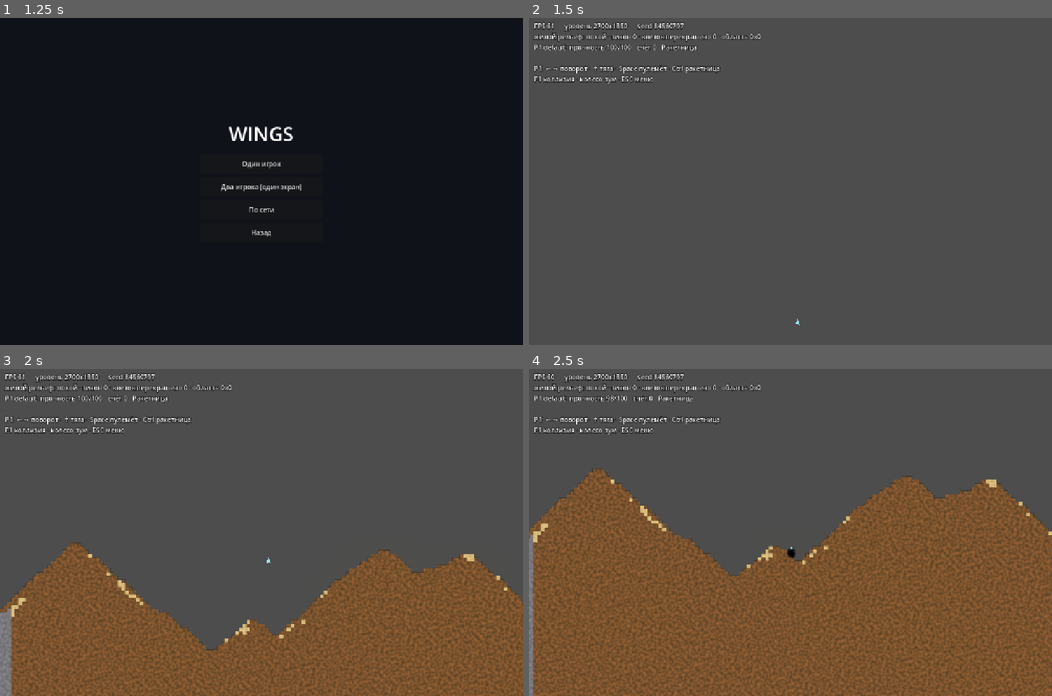
Above: before the commit, frames 1-4 (two rows, left to right).
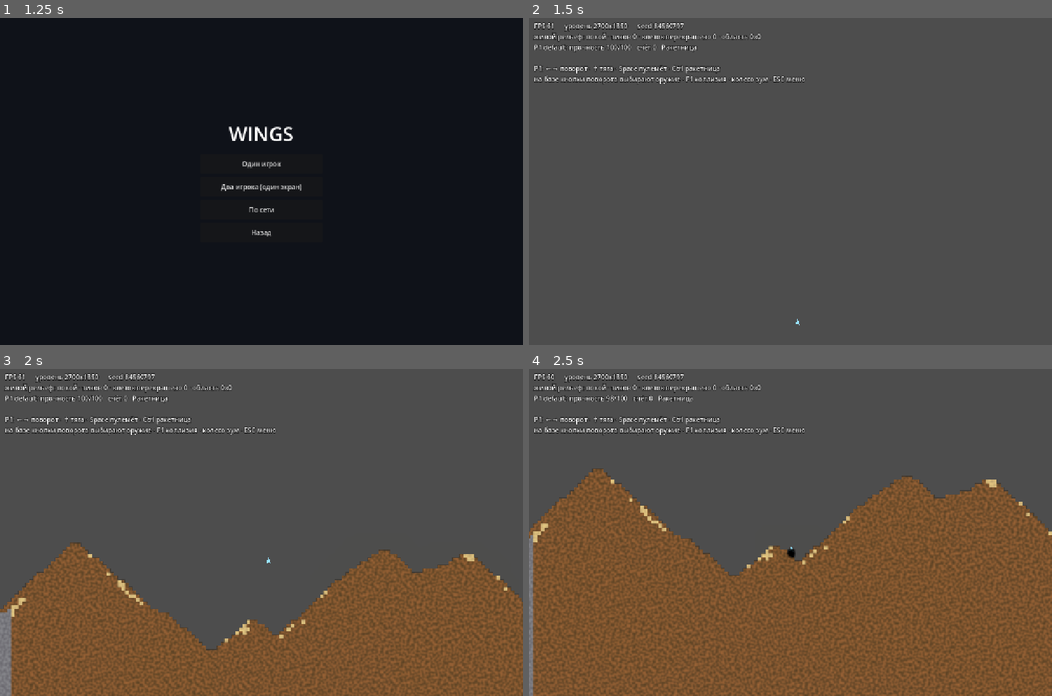
Above: after the commit, the same moments.

Repository: apbrandom/Scoria
Game: Godot game, scene res://scenes/menu/main_menu.tscn
Same seed, same stepped clock (60 frames per second), same inputs: the game is played once before the commit and once after it.
Inputs (mouse positions are in pixels of both pictures, inside the frame that each line leads up to):
- Up to frame 1 (1.25 s): click "Играть" at 0.5 s
- Up to frame 2 (1.5 s): click "Один игрок" at 1.25 s
- Up to frame 3 (2 s): no input
- Up to frame 4 (2.5 s): tap Enter at 2 s; move the mouse to (905, 516) at 2.02 s; tap R at 2.1 s; click (905, 516) at 2.17 s

Frame 1 is identical in both runs. In frame 2, 0.5% of the frame differs, in the area x 1-53%, y 17-21%; in frame 3, 0.5%; in frame 4, 0.5%.

Commit message:
fix(bases): площадка была уже зоны стыковки — корабль «стыковался» за её краем
Поймано глазами на снимке уровня, тестом не ловилось: площадка выходила 66 px
(11 клеток × 6), а зона стыковки в common.tres — 120 px. То есть корабль мог
висеть за краем твердыни и всё равно считаться стоящим на базе. Числа живут в
РАЗНЫХ .tres (default_gen.tres и common.tres), связать их в коде нечем —
поэтому добавлена постоянная проверка «площадка не уже зоны», иначе следующая
правка .tres сломала бы это так же молча.

Площадка расширена до 21 клетки (126 px). Канарейка сразу показала цену:
в среднем 4.75 попытки на уровень вместо 1.12, худший случай 12 (перебор
исчерпан), 2 seed'а из 16 не собрались вовсе. Как и предписывал план, ослаблен
допуск на перепад (2 -> 4 клетки), а не снят инвариант: 1.38 попытки, все 16
уровней играбельны. Допуск здесь — это «сколько склона готовы срезать», сама
площадка всё равно выравнивается в плоскость.

Проверено на живой сборке level.tscn: базы поднимаются, ремонт идёт (60 -> 67.9
за 20 кадров), HUD показывает стыковку и текущее спецоружие.

test_bases 45/45 (+1), test_level_rules 12/12, test_match 22/22.

Co-Authored-By: Claude Sonnet 5 <noreply@anthropic.com>

Diff:
--- a/Wings-clone/resources/level_gen_rules.gd
+++ b/Wings-clone/resources/level_gen_rules.gd
@@ -88,14 +88,14 @@
 ## Полуширина посадочной площадки базы в клетках. Держать согласованным с
 ## BaseData.zone_size: площадка должна быть не уже зоны, иначе корабль
 ## «стыкуется», вися над обрывом.
-@export_range(2, 40, 1) var base_half_width_cells: int = 5
+@export_range(2, 40, 1) var base_half_width_cells: int = 10
 ## Сколько пустых клеток обязано быть НАД площадкой, чтобы туда можно было
 ## залететь и сесть, а не только протиснуться.
 @export_range(2, 40, 1) var base_headroom_cells: int = 6
 ## Допустимый перепад высоты поверхности по ширине площадки, в клетках. 0 —
 ## только идеально ровное место (такого на шумовом рельефе почти не бывает),
 ## слишком много — база встанет на склоне.
-@export_range(0, 10, 1) var base_flat_tolerance_cells: int = 2
+@export_range(0, 10, 1) var base_flat_tolerance_cells: int = 4
 ## Толщина каменного пласта, вписываемого ПОД базу. Камень carve не берёт
 ## (TerrainPalette.Cls.INDESTRUCTIBLE), поэтому площадку не выроет бомбой и не
 ## засыплет живой осыпью SandSim — база остаётся пригодной весь матч.
--- a/Wings-clone/scenes/level/level.gd
+++ b/Wings-clone/scenes/level/level.gd
@@ -300,7 +300,7 @@
 	lines.append("P1: ← → поворот · ↑ тяга · Space пулемёт · Ctrl ракетница")
 	if _ships.size() > 1:
 		lines.append("P2: A D поворот · W тяга · Q пулемёт · E ракетница")
-	lines.append("F1 коллизия · колесо зум · ESC меню")
+	lines.append("на базе кнопки поворота выбирают оружие · F1 коллизия · колесо зум · ESC меню")
 	if _match.is_match_over():
 		lines.append(_win_line())
 	_hud.text = "\n".join(lines)
--- a/Wings-clone/tools/test_bases.gd
+++ b/Wings-clone/tools/test_bases.gd
@@ -322,6 +322,15 @@
 	var cell_px: int = GEN_RULES.cell_px
 	var half: int = GEN_RULES.base_half_width_cells
 	var depth: int = GEN_RULES.base_platform_depth_cells
+
+	# Площадка обязана быть НЕ УЖЕ зоны стыковки, иначе корабль «стыкуется»,
+	# наполовину вися за её краем: зона — прямоугольник в мире, она не знает,
+	# есть ли под ней твердь. Два числа живут в РАЗНЫХ .tres (default_gen.tres и
+	# common.tres), связать их в коде нечем — только этой проверкой. Ловилось
+	# вживую: при half=5 площадка была 66 px против зоны в 120 px.
+	var platform_px := (half * 2 + 1) * cell_px
+	_check("площадка не уже зоны стыковки", platform_px >= COMMON_BASE.zone_size.x,
+		"площадка %d px, зона %d px" % [platform_px, int(COMMON_BASE.zone_size.x)])
 
 	var built := SAND_LEVEL_GEN.build_settled_sim(LEVEL_SIZE, 4242, GEN_RULES)
 	var bases: Array = built["bases"]
Not shown, removed: notes/img/level_seed_101.png
Not shown, changed: notes/img/level_seed_202.png
Not shown, added: notes/img/level_seed_23858.png
Not shown, changed: notes/img/level_seed_303.png
Not shown, changed: notes/img/level_seed_404.png
Not shown, changed: notes/img/live_after.png
Not shown, changed: notes/img/live_before.png
Not shown, changed: notes/img/live_deep_after.png
Not shown, changed: notes/img/live_deep_before.png
Not shown, changed: notes/img/live_lake_after.png
Not shown, changed: notes/img/live_lake_before.png
